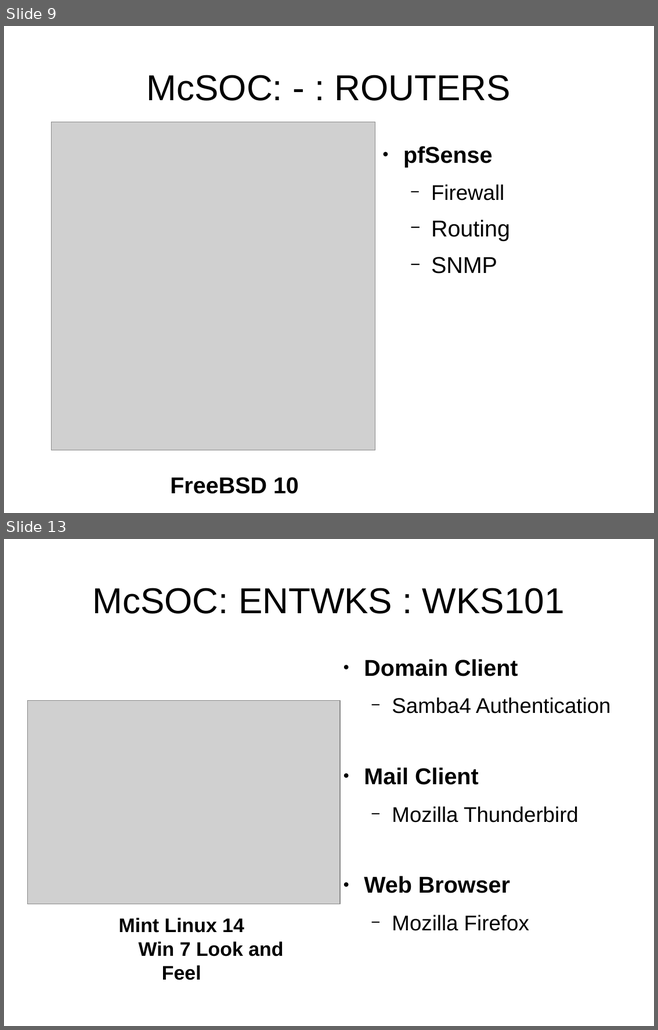
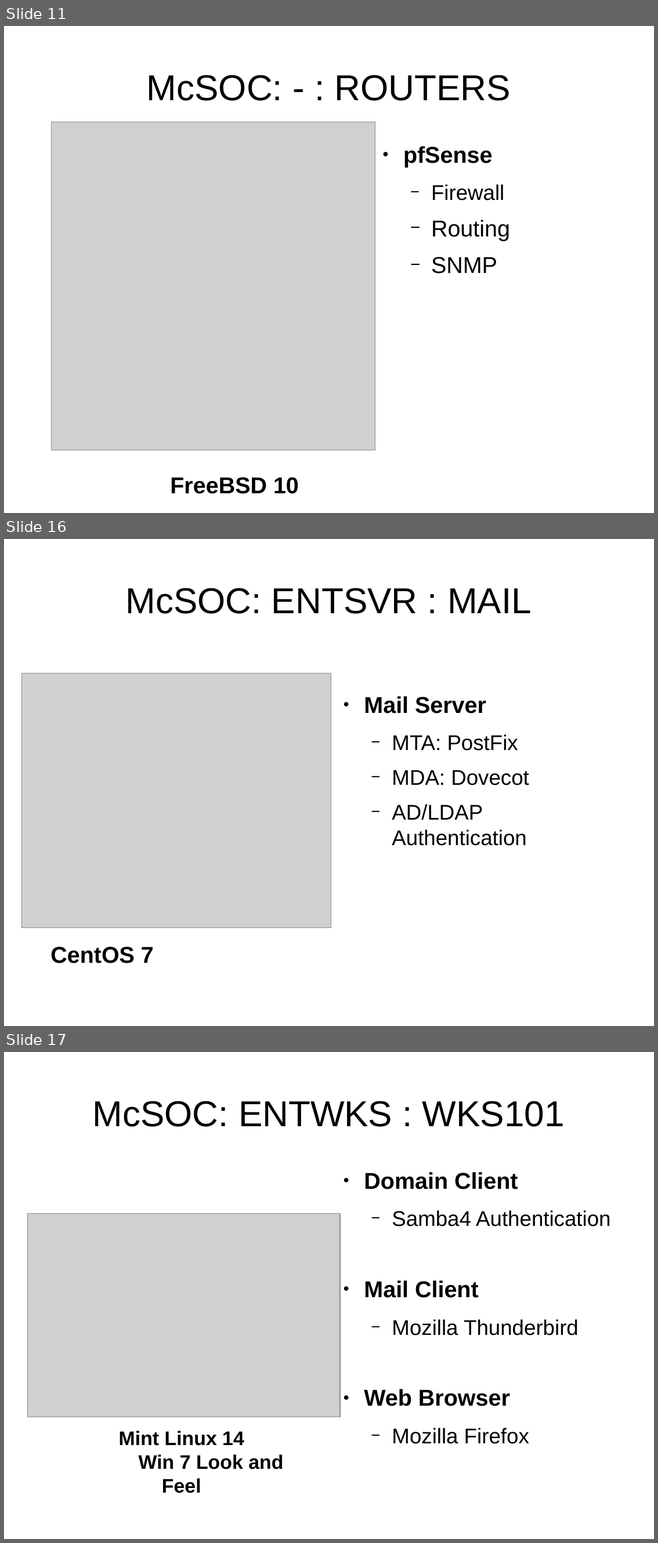
Before and after one commit to cyberxml/mcsoc, a slide deck: docs/McSOC Presentation.odp. Shown one above the other, each under a label of ours: slides 9 and 13 before the commit, slides 11, 16 and 17 after it; the slides between them are not shown. The pictures are 658x1030 and 658x1543 pixels, drawn with LibreOffice and Linux fonts; fonts in the diff are those of the drawing; grey boxes stand for pictures. Boxes give left, top, right and bottom in pixels: in the first picture for what was removed or moved away, otherwise in the second. Text is boxed around its words. In the diff, an @@ line names an element or a change of style, - is before the commit and + after.

```diff
--- a/docs/McSOC Presentation.odp
+++ b/docs/McSOC Presentation.odp
@@ slide 16 added at <box>4,539,654,1026</box>, background #FFFFFF @@
@@ title added at <box>125,588,531,614</box>, 44 pt, text #000000 @@
+McSOC: ENTSVR : MAIL
@@ picture added at <box>21,674,331,928</box> @@
@@ text added at <box>364,696,529,846</box>, 26 pt, text #000000 @@
+● Mail Server
+  − MTA: PostFix
+  − MDA: Dovecot
+  − AD/LDAP Authentication
@@ text added at <box>50,947,154,964</box>, 28 pt, text #000000, bold @@
+CentOS 7
@@ what was slide 9 is now slide 11 @@
@@ what was slide 13 is now slide 17 @@
```
Also in this commit, not shown: 3 slides changed, 3 other slides added, 2 other files.
